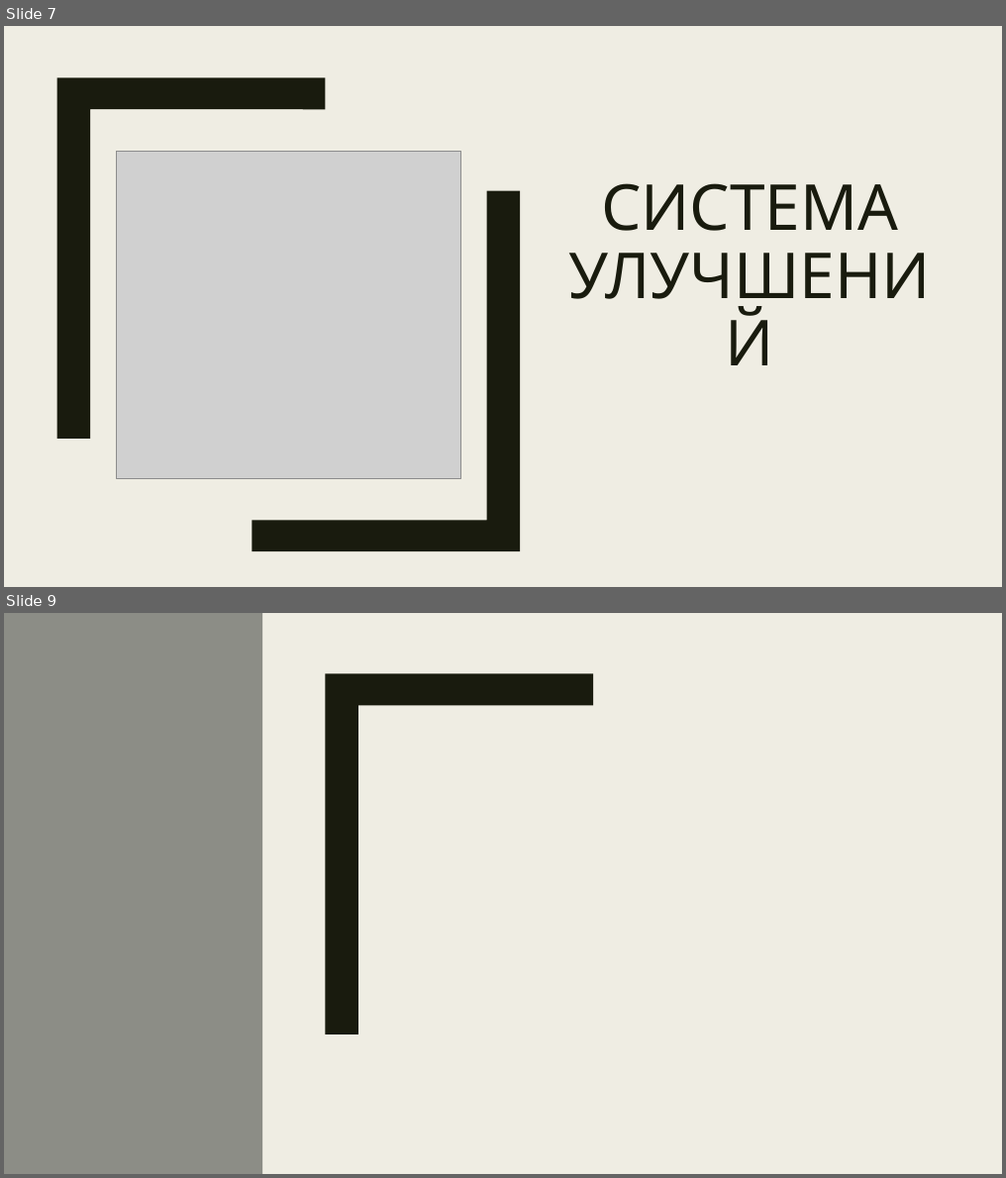
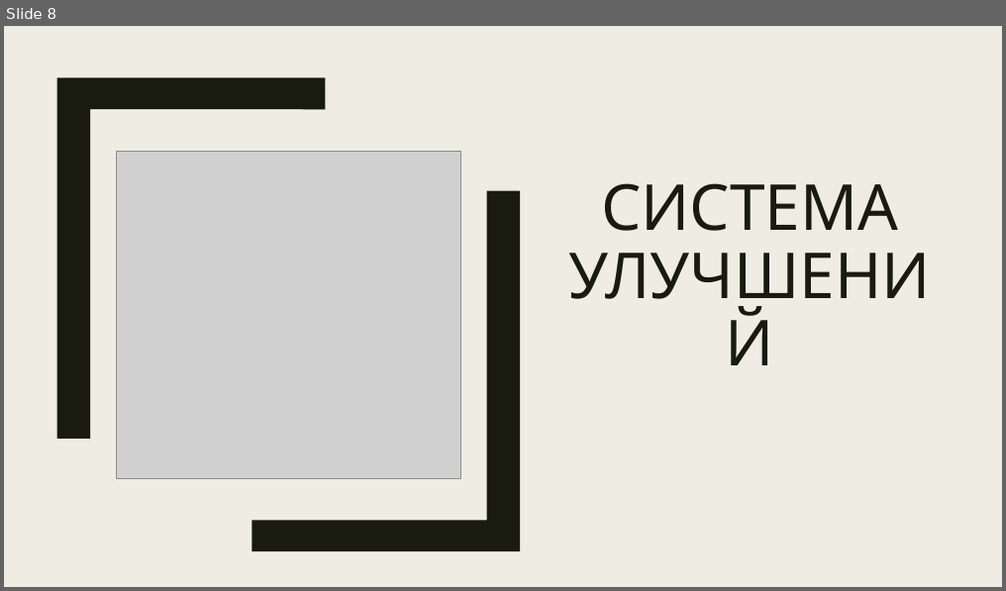
Before and after one commit to NikitinMaksim/Coursework_2023, a slide deck: Никитин_курсовая.pptx. Shown one above the other, each under a label of ours: slides 7 and 9 before the commit, slide 8 after it; the slides between them are not shown. The pictures are 1006x1178 and 1006x591 pixels, drawn with LibreOffice and Linux fonts; fonts in the diff are those of the drawing; grey boxes stand for pictures. Boxes give left, top, right and bottom in pixels: in the first picture for what was removed or moved away, otherwise in the second. Text is boxed around its words. In the diff, an @@ line names an element or a change of style, - is before the commit and + after.

```diff
--- a/Никитин_курсовая.pptx
+++ b/Никитин_курсовая.pptx
@@ slide 9 removed at <box>4,613,1002,1174</box>, background #EFEDE3; not listed: 1 template element that a slide beside it also shows @@
@@ rectangle removed at <box>4,613,1002,1174</box> @@
@@ rectangle removed at <box>4,613,262,1174</box> @@
@@ freeform shape removed at <box>325,673,593,1035</box> @@
@@ what was slide 7 is now slide 8 @@
```
Also in this commit, not shown: 1 slide changed, 2 slides added, 2 other slides removed.
